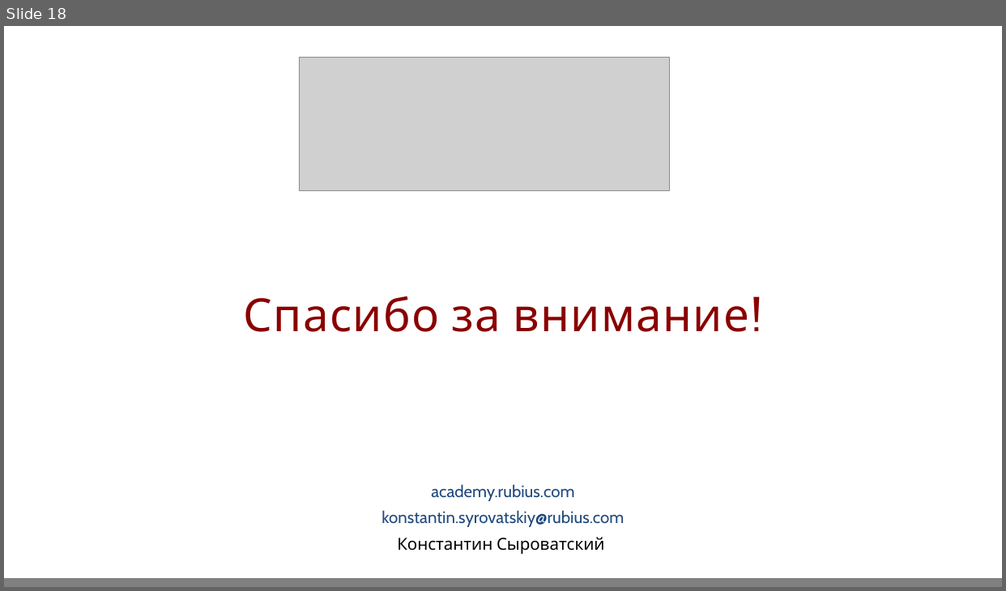
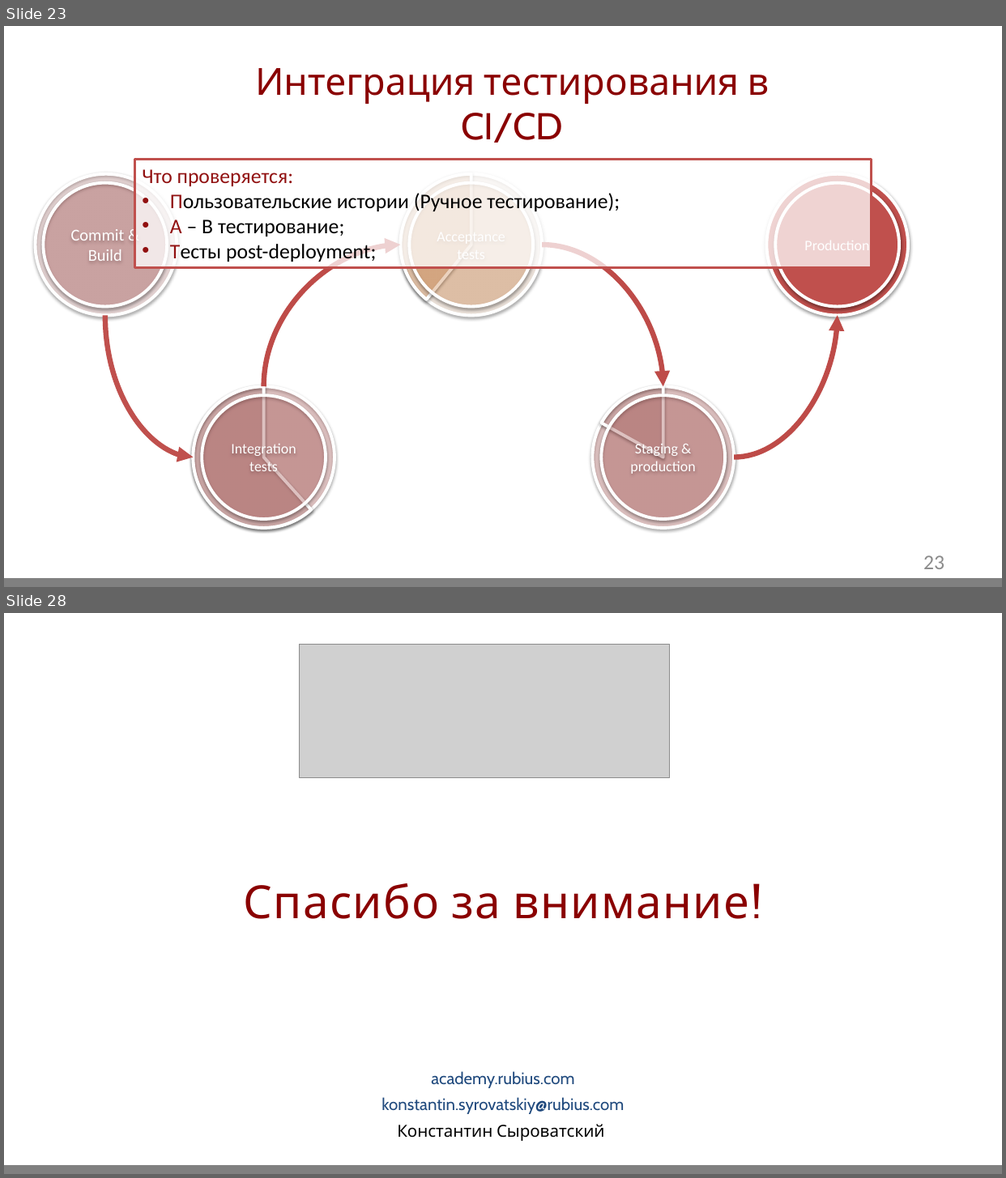
Before and after one commit to GidMaster/qa-courses, a slide deck: lection.pptx. Shown one above the other, each under a label of ours: slide 18 before the commit, slides 23 and 28 after it; the slides between them are not shown. The pictures are 1006x591 and 1006x1178 pixels, drawn with LibreOffice and Linux fonts; fonts in the diff are those of the drawing; grey boxes stand for pictures; background and template pictures are left out. Boxes give left, top, right and bottom in pixels: in the first picture for what was removed or moved away, otherwise in the second. Text is boxed around its words. In the diff, an @@ line names an element or a change of style, - is before the commit and + after.

```diff
--- a/lection.pptx
+++ b/lection.pptx
@@ slide 23 added at (4,26,1002,587), background #FFFFFF; not listed: 2 template elements that a slide beside it also shows @@
@@ text added at (255,68,769,143), 36 pt, text #8A0000 @@
+Интеграция тестирования в CI/CD
@@ rectangle added at (135,160,872,268), fill #FFFFFF at 75% opacity, outline #C0504D 2 pt, 20 pt, text #000000 @@
+Что проверяется:
+• Пользовательские истории (Ручное тестирование);
+• A – B тестирование;
+• Тесты post-deployment;
@@ ellipse added at (36,174,177,316), fill #D99694 at 25% opacity, outline #FFFFFF 3 pt @@
@@ ellipse added at (43,183,167,307), fill #C0504D at 25% opacity, outline #FFFFFF 3 pt, 16 pt, text #FFFFFF @@
+Commit & Build
@@ ellipse added at (401,174,543,316), fill #FCD5B5 at 25% opacity, outline #FFFFFF 3 pt @@
@@ pie slice (boxed as its full ellipse) added at (401,174,543,316), fill #F79646 at 25% opacity, outline #FFFFFF 3 pt @@
@@ ellipse added at (410,183,533,307), fill #F79646 at 25% opacity, outline #FFFFFF 3 pt, 14 pt, text #FFFFFF @@
+Acceptance tests
@@ ellipse added at (767,174,908,316), fill #C0504D, outline #FFFFFF 3 pt @@
@@ ellipse added at (776,183,899,307), fill #C0504D, outline #FFFFFF 3 pt, 14 pt, text #FFFFFF @@
+Production
@@ curved arrow added from (264, 386) to (401, 245), #BF4C48 5 pt @@
@@ curved arrow added from (543, 245) to (663, 386), #BF4C48 5 pt @@
@@ curved arrow added from (105, 316) to (194, 457), #C0504D 5 pt @@
@@ curved arrow added from (734, 457) to (837, 316), #BF4C48 5 pt @@
@@ ellipse added at (194,386,335,528), fill #C0504D at 25% opacity, outline #FFFFFF 3 pt @@
@@ pie slice (boxed as its full ellipse) added at (194,386,335,528), fill #D99694 at 25% opacity, outline #FFFFFF 3 pt @@
@@ ellipse added at (592,386,734,528), fill #C0504D at 25% opacity, outline #FFFFFF 3 pt @@
@@ pie slice (boxed as its full ellipse) added at (592,386,734,528), fill #D99694 at 25% opacity, outline #FFFFFF 3 pt @@
@@ ellipse added at (202,396,325,519), fill #C0504D at 25% opacity, outline #FFFFFF 3 pt, 14 pt, text #FFFFFF @@
+Integration tests
@@ ellipse added at (602,396,725,519), fill #C0504D at 25% opacity, outline #FFFFFF 3 pt, 14 pt, text #FFFFFF @@
+Staging & production
@@ page number added at (923,556,944,570), 20 pt, text #8C8C8C @@
+23
@@ what was slide 18 is now slide 28 @@
```
Also in this commit, not shown: 12 slides changed, 13 other slides added, 4 slides removed.
